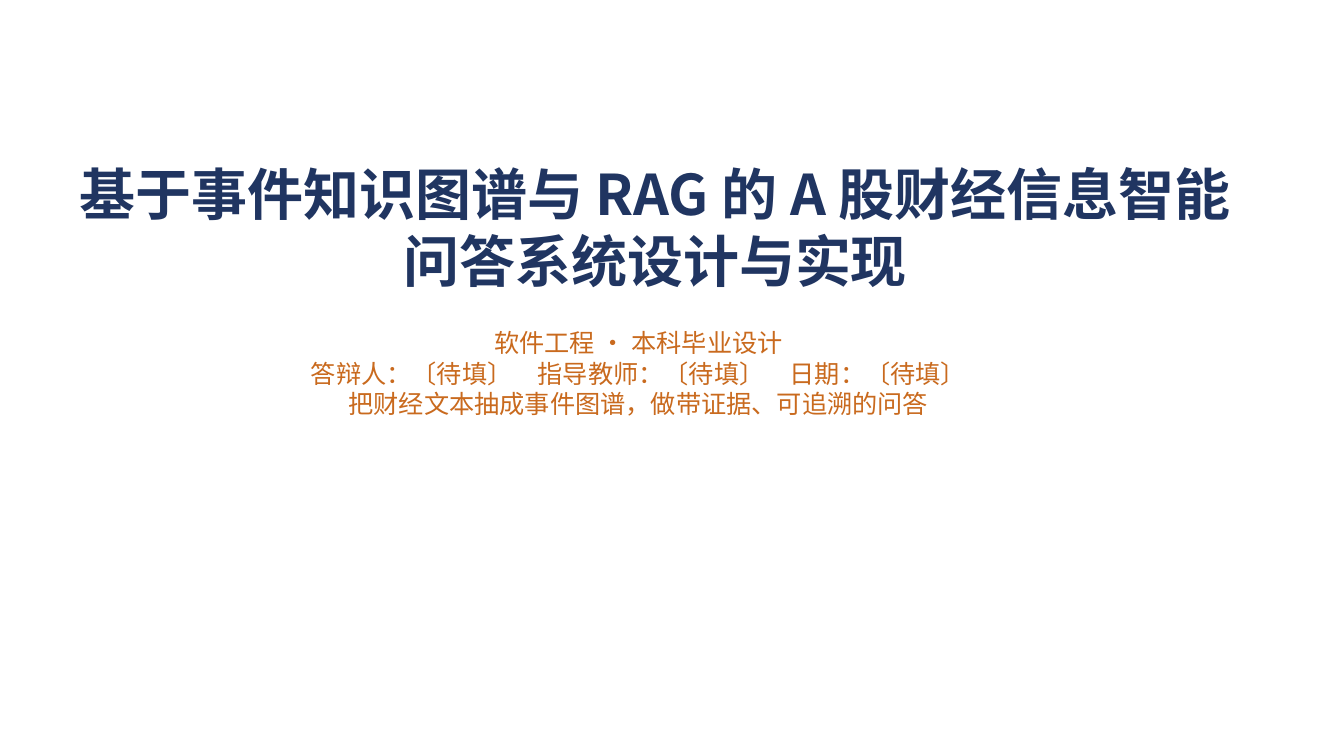
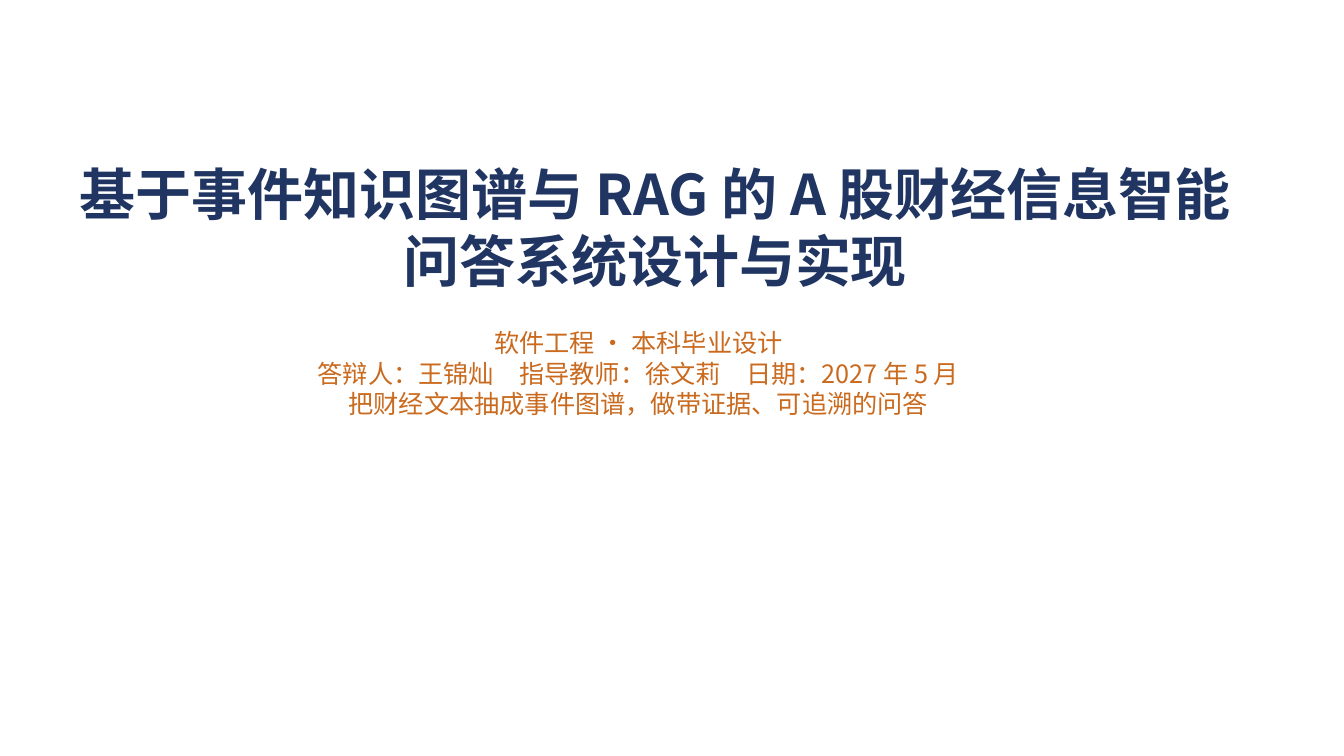
Before and after one commit to jincanW1130/Design-Implementation-of-A-share-Financial-QA-System-Using-Event-Knowledge-Graph-and-RAG, a slide deck: slide 1 of 交付物/02-答辩/答辩PPT.pptx. Drawn at 1344x756 pixels with LibreOffice and Linux fonts; fonts in the diff are those of the drawing. Boxes give left, top, right and bottom in pixels: in the first picture for what was removed or moved away, otherwise in the second. Text is boxed around its words. In the diff, an @@ line names an element or a change of style, - is before the commit and + after.

```diff
--- a/交付物/02-答辩/答辩PPT.pptx
+++ b/交付物/02-答辩/答辩PPT.pptx
@@ text at <box>318,361,959,385</box>: text changed @@
-答辩人：〔待填〕 指导教师：〔待填〕 日期：〔待填〕
+答辩人：王锦灿 指导教师：徐文莉 日期：2027 年 5 月
```
Also in this commit, not shown: 1 other slide changed, 1 slide added, 5 other files.
